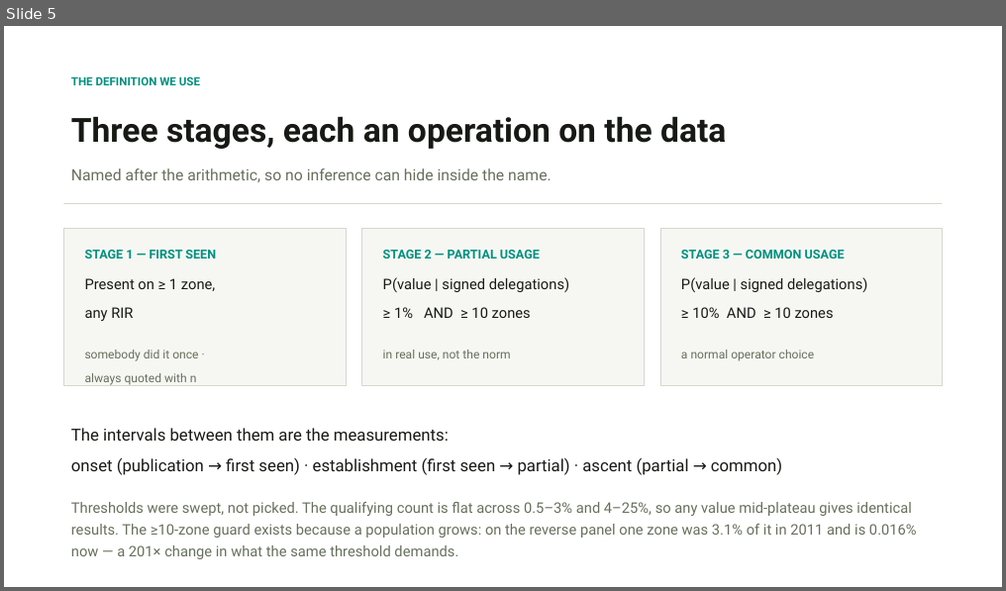
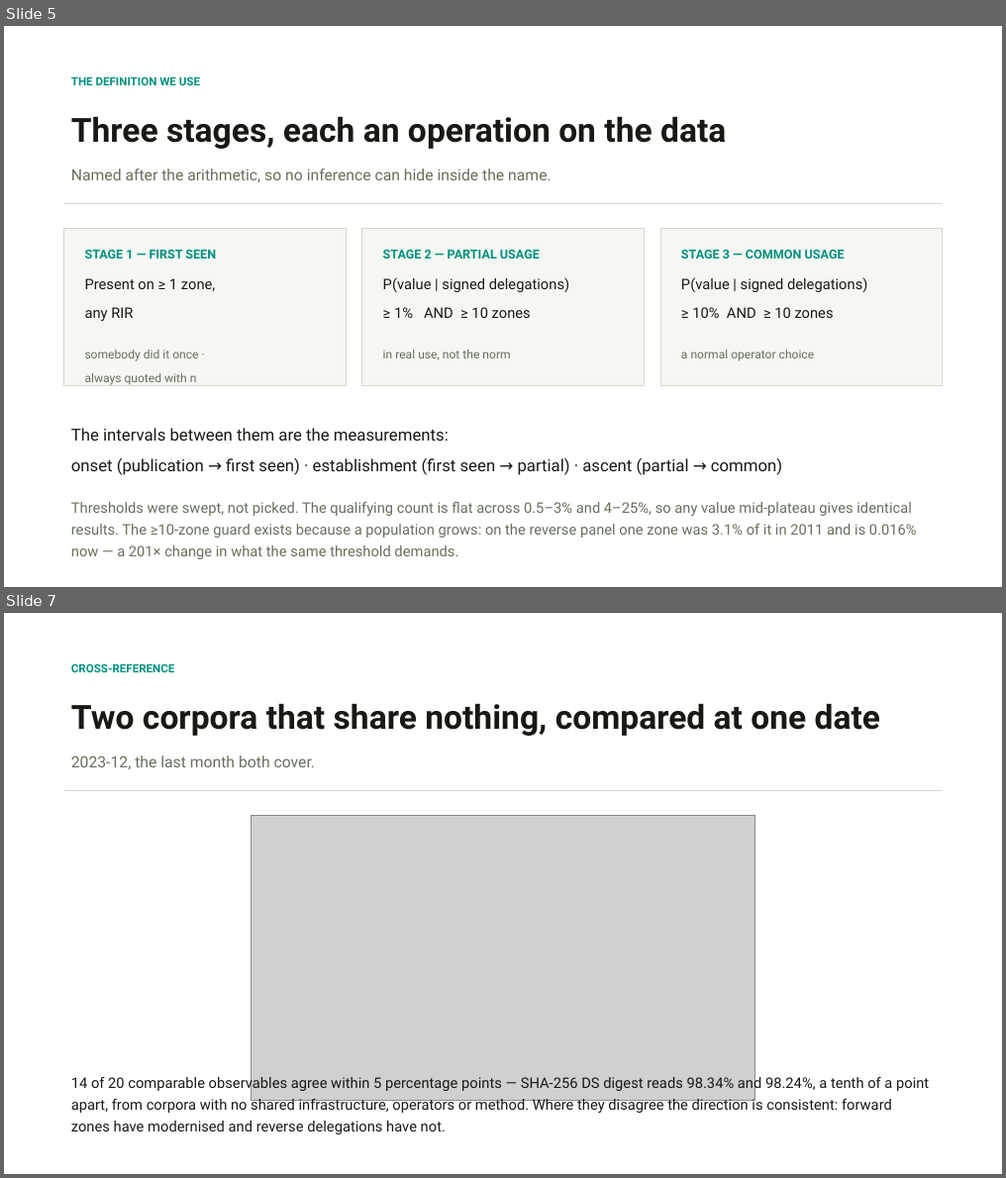
Before and after one commit to j776w781/rfc_adoption, a slide deck: out/analysis/dnssec_framework.pptx. Shown one above the other, each under a label of ours: slide 5 before the commit, slides 5 and 7 after it; the slides between them are not shown. The pictures are 1006x591 and 1006x1178 pixels, drawn with LibreOffice and Linux fonts; fonts in the diff are those of the drawing; grey boxes stand for pictures. Boxes give left, top, right and bottom in pixels: in the first picture for what was removed or moved away, otherwise in the second. Text is boxed around its words. In the diff, an @@ line names an element or a change of style, - is before the commit and + after.

```diff
--- a/out/analysis/dnssec_framework.pptx
+++ b/out/analysis/dnssec_framework.pptx
@@ slide 7 added at (4,613,1002,1174), background #FFFFFF @@
@@ text added at (71,663,175,672), 11 pt, text #00907F, bold @@
+CROSS-REFERENCE
@@ text added at (71,703,880,736), 32 pt, text #171A14, bold @@
+Two corpora that share nothing, compared at one date
@@ text added at (71,756,315,769), 15 pt, text #66705C @@
+2023-12, the last month both cover.
@@ rectangle added at (63,790,943,791), fill #D3D8CC @@
@@ picture added at (252,816,754,1100) @@
@@ text added at (71,1074,929,1135), 14 pt, text #171A14 @@
+14 of 20 comparable observables agree within 5 percentage points — SHA-256 DS digest reads 98.34% and 98.24%, a tenth of a point apart, from corpora with no shared infrastructure, operators or method. Where they disagree the direction is consistent: forward zones have modernised and reverse delegations have not.
```
Also in this commit, not shown: 2 slides changed, 2 other slides added, 8 other files.
